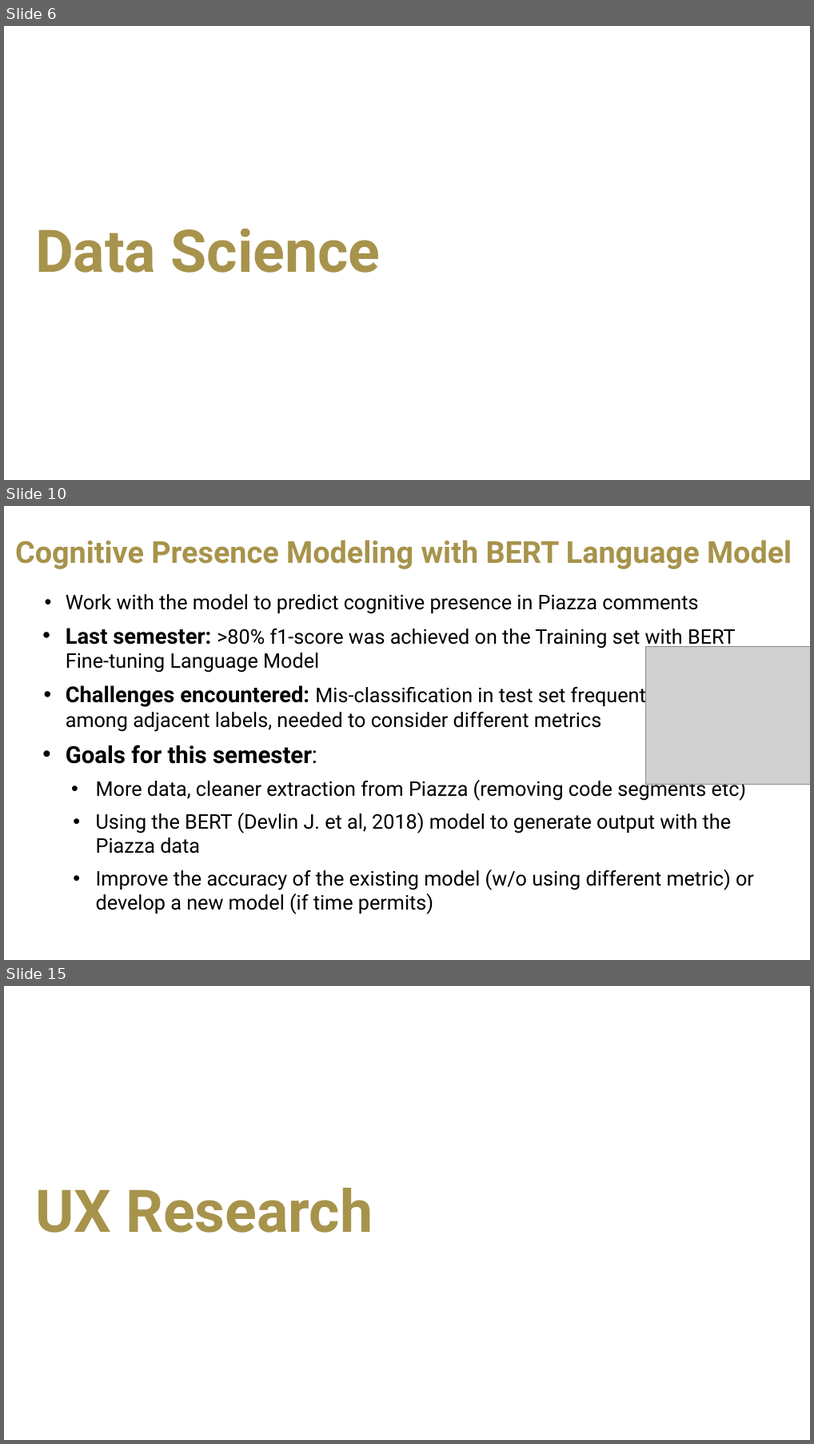
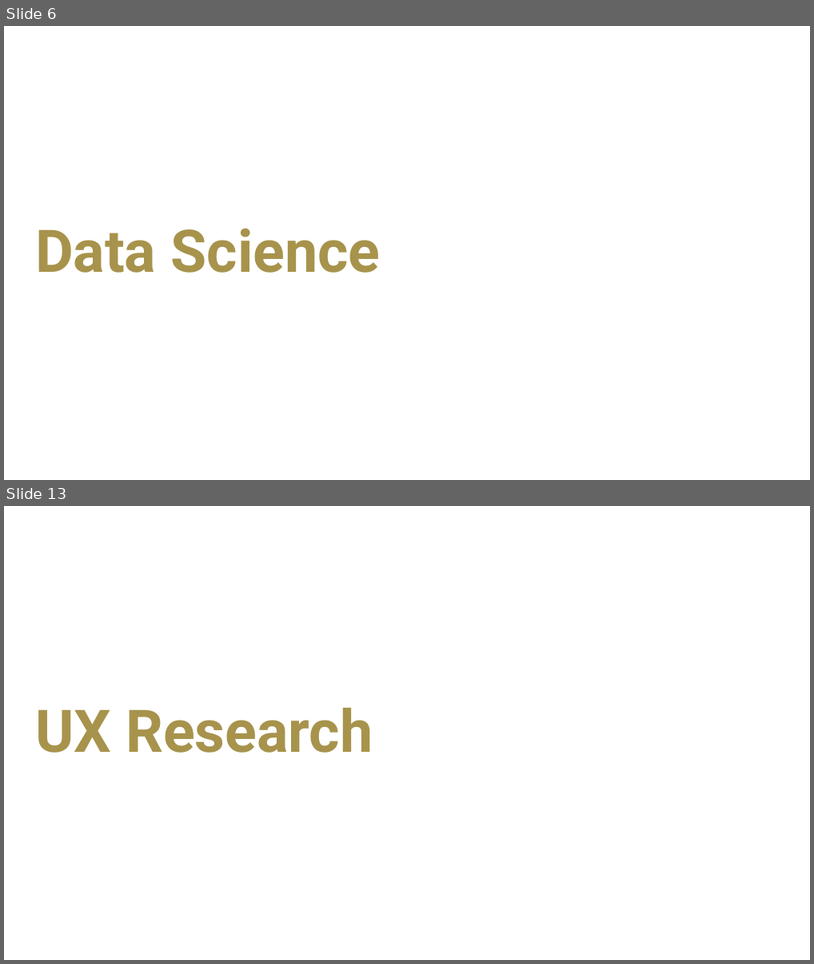
Before and after one commit to saloni-agshiker/DataDrivenEducationLab, a slide deck: spring-2022/presentations/VIP Presentation 1.pptx. Shown one above the other, each under a label of ours: slides 6, 10 and 15 before the commit, slides 6 and 13 after it; the slides between them are not shown. The pictures are 814x1444 and 814x964 pixels, drawn with LibreOffice and Linux fonts; fonts in the diff are those of the drawing; grey boxes stand for pictures; background and template pictures are left out. Boxes give left, top, right and bottom in pixels: in the first picture for what was removed or moved away, otherwise in the second. Text is boxed around its words. In the diff, an @@ line names an element or a change of style, - is before the commit and + after.

```diff
--- a/spring-2022/presentations/VIP Presentation 1.pptx
+++ b/spring-2022/presentations/VIP Presentation 1.pptx
@@ slide 10 removed at (4,506,810,960), background picture (left out) @@
@@ title removed at (15,540,792,569) @@
-Cognitive Presence Modeling with BERT Language Model
@@ text removed at (66,594,754,914) @@
-• Work with the model to predict cognitive presence in Piazza comments
-• Last semester: >80% f1-score was achieved on the Training set with BERT Fine-tuning Language Model
-• Challenges encountered: Mis-classification in test set frequent among adjacent labels, needed to consider different metrics
-• Goals for this semester:
-  • More data, cleaner extraction from Piazza (removing code segments etc)
-  • Using the BERT (Devlin J. et al, 2018) model to generate output with the Piazza data
-  • Improve the accuracy of the existing model (w/o using different metric) or develop a new model (if time permits)
@@ picture removed at (646,646,810,784) @@
@@ what was slide 15 is now slide 13 @@
```
Also in this commit, not shown: 8 slides changed, 12 slides added, 12 other slides removed, 11 other files.
